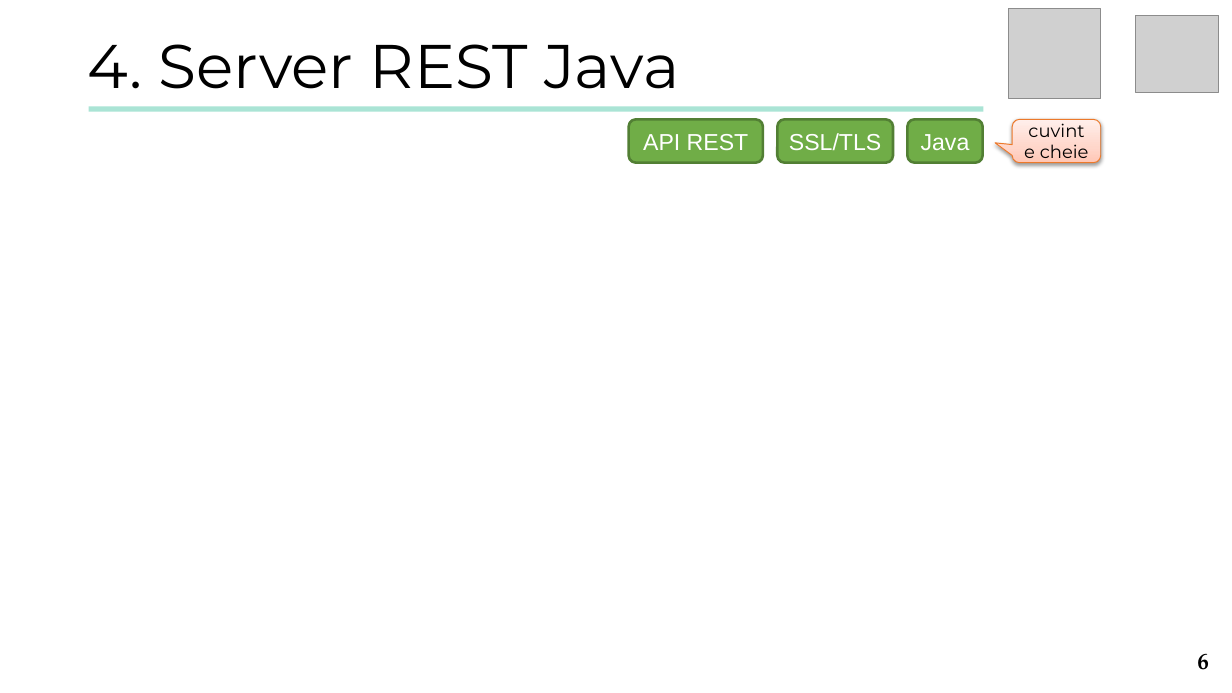
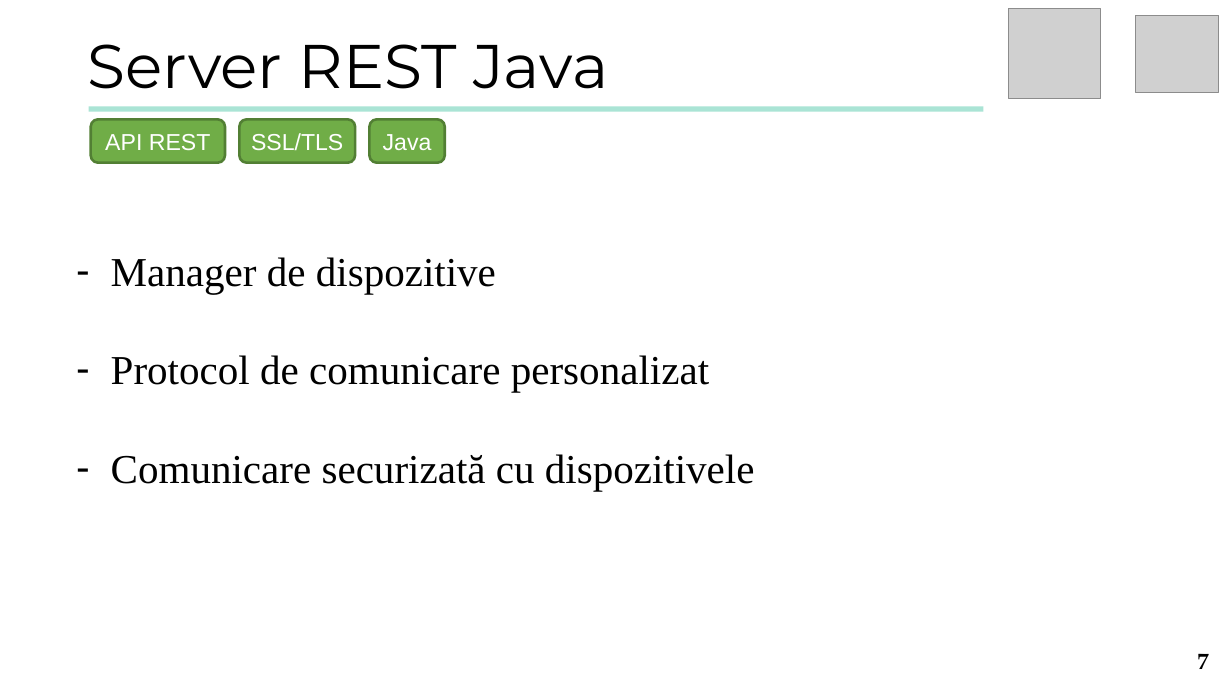
Before and after one commit to turcunicusor/Licenta, a slide deck: slide 7 of Documentation/Presentation.pptx (slide 6 before the commit). Drawn at 1232x693 pixels with LibreOffice and Linux fonts; fonts in the diff are those of the drawing; grey boxes stand for pictures. Boxes give left, top, right and bottom in pixels: in the first picture for what was removed or moved away, otherwise in the second. Text is boxed around its words. In the diff, an @@ line names an element or a change of style, - is before the commit and + after.

```diff
--- a/Documentation/Presentation.pptx
+++ b/Documentation/Presentation.pptx
@@ text at bbox=[87, 44, 608, 89]: text changed @@
-4. Server REST Java
+Server REST Java
@@ rounded rectangle "API REST": place and size @@
-rounded rectangle "API REST" at bbox=[628, 119, 762, 163]
+rounded rectangle "API REST" at bbox=[91, 119, 225, 163]
@@ rounded rectangle "SSL/TLS": place and size @@
-rounded rectangle "SSL/TLS" at bbox=[777, 119, 893, 163]
+rounded rectangle "SSL/TLS" at bbox=[239, 119, 355, 163]
@@ rounded rectangle "Java": place and size @@
-rounded rectangle "Java" at bbox=[908, 119, 982, 163]
+rounded rectangle "Java" at bbox=[370, 119, 445, 163]
@@ rounded speech box removed at bbox=[1013, 119, 1102, 163] @@
-cuvinte cheie
@@ text added at bbox=[111, 257, 755, 491], 32 pt, text #000000 @@
+– Manager de dispozitive
+– Protocol de comunicare personalizat
+– Comunicare securizată cu dispozitivele
@@ page number at bbox=[1197, 653, 1209, 669]: text changed @@
-6
+7
```
Also in this commit, not shown: 10 other slides changed, 2 slides added, 1 slide removed, 4 other files.
